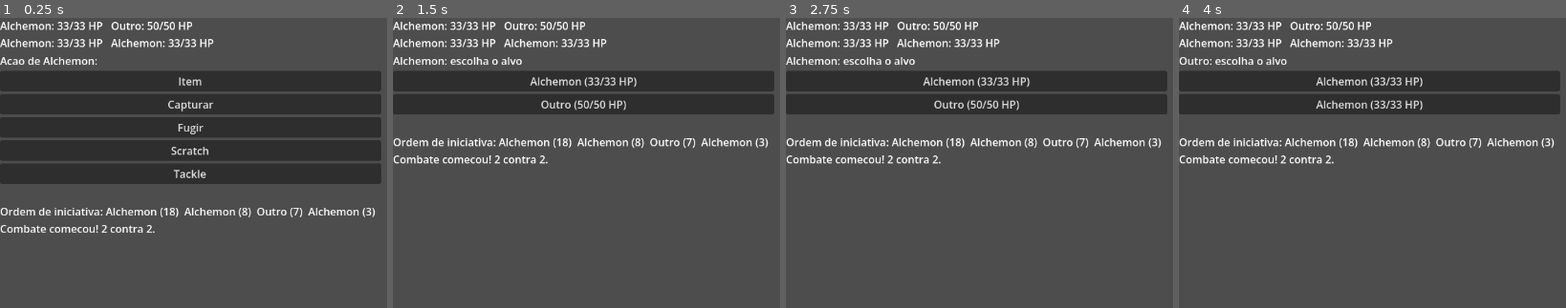
Above: before the commit, frames 1-4 (left to right).
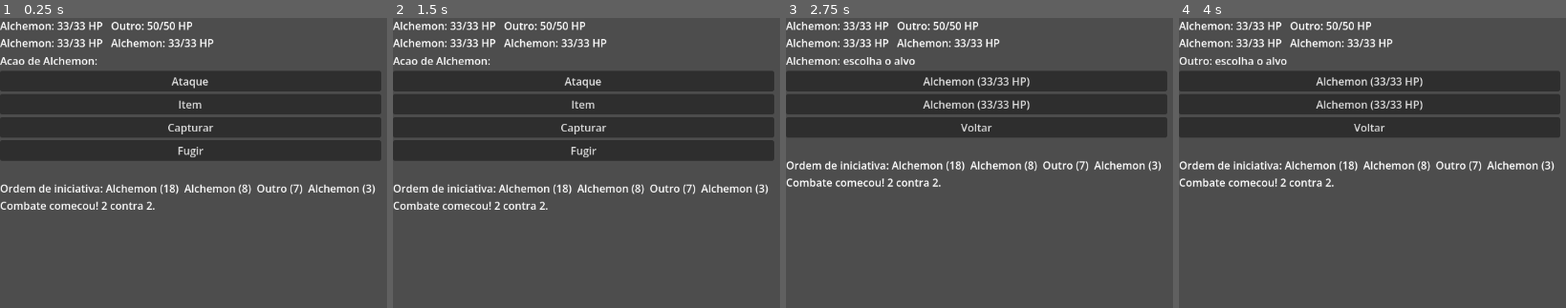
Above: after the commit, the same moments.

Repository: mnedel-ops/TCC-Combate
Game: Godot game, scene res://combat_prototype.tscn
The game is run twice, just before and just after one commit, with the same random seed, the same clock (stepped at 60 frames per second) and the same inputs.
Inputs (mouse positions are in pixels of both pictures, inside the frame that each line leads up to):
- Up to frame 1 (0.25 s): no input
- Up to frame 2 (1.5 s): click "Item" at 0.5 s; click (582, 128) at 1.25 s, where only the run after the commit has a clickable "Voltar"
- Up to frame 3 (2.75 s): click (975, 128) at 2 s, where only the run after the commit has a clickable "Capturar"
- Up to frame 4 (4 s): click "Alchemon (33/33 HP)" at 2.75 s; click "Capturar" at 3.5 s

The runs differ from the first frame. In frame 1, 11% of the frame differs, in the area x 0-99%, y 20-75%; in frame 2, 17%, in the area x 0-99%, y 13-67%; in frame 3, 11%; in frame 4, 11%.

Commit message:
Revert "Merge pull request #11 from mnedel-ops/estados"
This reverts commit a4b24411770285cc6cf56cb54089fedeab334205, reversing
changes made to 2c9afca5fb1eb010f927bd76681f4fab3374c08a.

Diff:
--- a/new-game-project/action_command.gd
+++ /dev/null
@@ -1,21 +0,0 @@
-class_name ActionCommand
-extends Resource
-
-## Value object - uma intencao de acao (jogador ou IA), referenciando
-## combatentes por ID, nunca por referencia direta de objeto.
-
-@export var actor_id: int = -1
-@export var kind: String = ""       # "attack" | "item" | "capture" | "flee"
-@export var target_id: int = -1     # -1 quando kind == "flee" (sem alvo)
-@export var attack_index: int = -1  # indice em AlchemonSheet.attacks; -1 quando kind != "attack"
-
-func _init(
-	p_actor_id: int = -1,
-	p_kind: String = "",
-	p_target_id: int = -1,
-	p_attack_index: int = -1
-) -> void:
-	actor_id = p_actor_id
-	kind = p_kind
-	target_id = p_target_id
-	attack_index = p_attack_index
--- a/new-game-project/combat_controller_states.gd
+++ /dev/null
@@ -1,238 +0,0 @@
-extends Control
-
-## Controller V2 - so orquestra. Nenhuma regra aqui (mora em CombatRules).
-## Nenhuma manipulacao de Label/Button aqui (mora em CombatUI, reusada
-## como esta - so ganhou 1 metodo novo, update_hp_dict).
-## Coexiste com combat_prototype.gd (V1) - troque o script do no raiz
-## pra alternar entre as duas versoes sem apagar nenhuma delas.
-
-@onready var ui: CombatUI_states = $VBoxContainer
-
-@export var database: AlchemonDatabase
-@export var player_species_ids: Array[int] = []
-@export var enemy_species_ids: Array[int] = []
-
-var state: CombatState
-var _selection_order: Array[int] = []
-var _current_player_index := 0
-
-
-func _ready() -> void:
-	state = CombatStateFactory.build(database, player_species_ids, enemy_species_ids)
-
-	if state.player_ids.is_empty() or state.enemy_ids.is_empty():
-		push_error("CombatControllerV2: time vazio. Confere database e os arrays de species ids.")
-		ui.set_turn_text("Erro de configuracao - veja o console.")
-		return
-
-	CombatRules.roll_initiative(state)
-	_log_initiative_order()
-
-	_refresh_hp_display()
-	ui.log_message("Combate comecou!")
-	_start_action_selection()
-
-
-func _name_of(id: int) -> String:
-	var c := state.get_combatant(id)
-	return database.get_by_id(c.species_id).creature_name
-
-
-func _log_initiative_order() -> void:
-	var text := ""
-	for id in state.turn_order_ids:
-		text += "%s (%d)  " % [_name_of(id), state.get_combatant(id).initiative]
-	ui.log_message("Ordem de iniciativa: " + text)
-
-
-func _refresh_hp_display() -> void:
-	var player_entries: Array[Dictionary] = []
-	for id in state.player_ids:
-		var c := state.get_combatant(id)
-		player_entries.append({"name": _name_of(id), "hp": c.hp, "max_hp": c.max_hp})
-
-	var enemy_entries: Array[Dictionary] = []
-	for id in state.enemy_ids:
-		var c := state.get_combatant(id)
-		enemy_entries.append({"name": _name_of(id), "hp": c.hp, "max_hp": c.max_hp})
-
-	ui.update_hp_dict(player_entries, enemy_entries)
-
-
-func _start_action_selection() -> void:
-	state.pending_actions.clear()
-	_selection_order = state.get_alive_ids(state.player_ids)
-	_current_player_index = 0
-	_prompt_action_for_current()
-
-
-func _prompt_action_for_current() -> void:
-	if _current_player_index >= _selection_order.size():
-		_queue_enemy_commands()
-		_resolve_round()
-		return
-
-	var actor_id := _selection_order[_current_player_index]
-	var actor := state.get_combatant(actor_id)
-	var template := database.get_by_id(actor.species_id)
-
-	ui.set_turn_text("Acao de %s:" % _name_of(actor_id))
-
-	var options: Array = [
-		{"text": "Item", "callback": func(): _begin_target_selection(actor_id, "item", -1)},
-		{"text": "Capturar", "callback": func(): _begin_target_selection(actor_id, "capture", -1)},
-		{"text": "Fugir", "callback": _on_flee_pressed},
-	]
-	for i in template.attacks.size():
-		var attack_index := i
-		options.append({
-			"text": template.attacks[i].attack_name,
-			"callback": func(): _begin_target_selection(actor_id, "attack", attack_index),
-		})
-	ui.show_options(options)
-
-
-func _begin_target_selection(actor_id: int, kind: String, attack_index: int) -> void:
-	var candidate_ids: Array[int] = []
-	match kind:
-		"attack", "capture":
-			candidate_ids = state.get_alive_ids(state.enemy_ids)
-		"item":
-			candidate_ids = state.get_alive_ids(state.player_ids)
-
-	ui.set_turn_text("%s: escolha o alvo" % _name_of(actor_id))
-
-	var options: Array = []
-	for target_id in candidate_ids:
-		var c := state.get_combatant(target_id)
-		options.append({
-			"text": "%s (%d/%d HP)" % [_name_of(target_id), c.hp, c.max_hp],
-			"callback": func(): _confirm_action(actor_id, kind, target_id, attack_index),
-		})
-	ui.show_options(options)
-
-
-func _confirm_action(actor_id: int, kind: String, target_id: int, attack_index: int) -> void:
-	state.pending_actions.append(ActionCommand.new(actor_id, kind, target_id, attack_index))
-	_current_player_index += 1
-	_prompt_action_for_current()
-
-
-func _queue_enemy_commands() -> void:
-	for enemy_id in state.get_alive_ids(state.enemy_ids):
-		var target_id := CombatRules.pick_random_alive_target_id(state, state.player_ids)
-		if target_id == -1:
-			continue
-		var enemy := state.get_combatant(enemy_id)
-		var attack_index := CombatRules.pick_random_attack_index(database, enemy.species_id)
-		if attack_index == -1:
-			continue
-		state.pending_actions.append(ActionCommand.new(enemy_id, "attack", target_id, attack_index))
-
-
-func _find_command_for(actor_id: int) -> ActionCommand:
-	for command in state.pending_actions:
-		if command.actor_id == actor_id:
-			return command
-	return null
-
-
-func _resolve_round() -> void:
-	state.phase = "resolving_round"
-	ui.clear_options()
-
-	for actor_id in state.turn_order_ids:
-		if state.combat_over:
-			break
-
-		var actor := state.get_combatant(actor_id)
-		if not actor.alive:
-			continue
-
-		var command := _find_command_for(actor_id)
-		if command == null:
-			continue
-
-		ui.set_turn_text("Turno: %s" % _name_of(actor_id))
-		var event := CombatRules.resolve_action(state, command, database)
-		_log_event(event)
-		_refresh_hp_display()
-		CombatRules.check_combat_end(state)
-
-		if not state.combat_over:
-			await get_tree().create_timer(0.5).timeout
-
-	if state.combat_over:
-		_show_combat_end()
-	else:
-		state.phase = "selecting_actions"
-		await get_tree().process_frame   # evita recursao sincrona (mesmo fix do V1)
-		_start_action_selection()
-
-
-func _on_flee_pressed() -> void:
-	if state.combat_over or state.phase == "resolving_round":
-		return
-	_resolve_flee()
-
-
-func _resolve_flee() -> void:
-	state.phase = "resolving_round"
-	ui.clear_options()
-	ui.set_turn_text("Equipe tenta fugir...")
-
-	if CombatRules.attempt_flee():
-		ui.log_message("Fugimos! Escapamos do combate.")
-		queue_free()
-		return
-
-	ui.log_message("Tentativa de fuga falhou!")
-
-	for enemy_id in state.get_alive_ids(state.enemy_ids):
-		if state.combat_over:
-			break
-		var target_id := CombatRules.pick_random_alive_target_id(state, state.player_ids)
-		if target_id == -1:
-			continue
-		var enemy := state.get_combatant(enemy_id)
-		var attack_index := CombatRules.pick_random_attack_index(database, enemy.species_id)
-		if attack_index == -1:
-			continue
-
-		ui.set_turn_text("Turno: %s" % _name_of(enemy_id))
-		var command := ActionCommand.new(enemy_id, "attack", target_id, attack_index)
-		var event := CombatRules.resolve_action(state, command, database)
-		_log_event(event)
-		_refresh_hp_display()
-		CombatRules.check_combat_end(state)
-		if state.combat_over:
-			break
-		await get_tree().create_timer(0.5).timeout
-
-	if state.combat_over:
-		_show_combat_end()
-	else:
-		state.phase = "selecting_actions"
-		await get_tree().process_frame
-		_start_action_selection()
-
-
-func _show_combat_end() -> void:
-	ui.show_combat_end(state.player_won)
-
-
-func _log_event(event: Dictionary) -> void:
-	match event.get("kind"):
-		"attack_miss":
-			ui.log_message("%s usa %s em %s... e erra!" % [_name_of(event.actor_id), event.attack_name, _name_of(event.target_id)])
-		"attack_hit":
-			var crit_text := " CRITICO!" if event.critical else ""
-			ui.log_message("%s usa %s em %s! %d de dano.%s" % [_name_of(event.actor_id), event.attack_name, _name_of(event.target_id), event.damage, crit_text])
-		"item_used":
-			ui.log_message("%s usa item em %s! Recupera %d HP." % [_name_of(event.actor_id), _name_of(event.target_id), event.amount])
-		"capture_success":
-			ui.log_message("%s captura %s! Retirado do combate." % [_name_of(event.actor_id), _name_of(event.target_id)])
-		"capture_fail":
-			ui.log_message("Tentativa de capturar %s falhou!" % _name_of(event.target_id))
-		"cancelled":
-			ui.log_message("Acao cancelada (%s)." % event.get("reason", "motivo desconhecido"))
--- a/new-game-project/combat_prototype.gd
+++ b/new-game-project/combat_prototype.gd
@@ -29,6 +29,7 @@
 		push_error("CombatController: time vazio. Confere database e os arrays de ids no Inspector.")
 		ui.set_turn_text("Erro de configuracao - veja o console.")
 		return
+
 
 	turn_order = CombatSystem.roll_initiative(player_team + enemy_team)
 	_log_initiative_order()
@@ -88,19 +89,22 @@
 		_prompt_action_for_current_creature()
 		return
 
-	ui.set_turn_text("Acao de %s:" % actor.creature_name)
-
-	var options: Array = [
-		{"text": "Item", "callback": func(): _begin_target_selection(actor, "item", null)},
-		{"text": "Capturar", "callback": func(): _begin_target_selection(actor, "capture", null)},
-		{"text": "Fugir", "callback": _on_flee_pressed},
-	]
-	for attack in actor.attacks:
-		options.append({
-			"text": attack.attack_name,
-			"callback": func(): _begin_target_selection(actor, "attack", attack),
-		})
-	ui.show_options(options)
+	_show_action_menu_for_actor(actor)
+
+
+func _show_action_menu_for_actor(actor: AlchemonSheet) -> void:
+	ui.show_action_menu(actor, func(kind: String):
+		if kind == "attack":
+			ui.show_attack_submenu(
+				actor,
+				func(attack: AttackData): _begin_target_selection(actor, "attack", attack),
+				func(): _show_action_menu_for_actor(actor)
+			)
+		elif kind == "flee":
+			_resolve_flee()
+		else:
+			_begin_target_selection(actor, kind, null)
+	)
 
 
 func _begin_target_selection(actor: AlchemonSheet, kind: String, attack: AttackData) -> void:
@@ -119,6 +123,10 @@
 			"text": "%s (%d/%d HP)" % [target.creature_name, target.hp, target.max_hp],
 			"callback": func(): _confirm_action(actor, kind, target, attack),
 		})
+	options.append({
+		"text": "Voltar",
+		"callback": func(): _show_action_menu_for_actor(actor),
+	})
 	ui.show_options(options)
 
 
@@ -196,12 +204,6 @@
 		_end_combat(false)
 	elif not CombatSystem.is_team_alive(enemy_team):
 		_end_combat(true)
-
-
-func _on_flee_pressed() -> void:
-	if combat_over or is_resolving:
-		return
-	_resolve_flee()
 
 
 func _resolve_flee() -> void:
--- a/new-game-project/combat_refactored.tscn
+++ /dev/null
@@ -1,38 +0,0 @@
-[gd_scene format=3 uid="uid://yxexhbeiqxdr"]
-
-[ext_resource type="Script" uid="uid://ddnn6q6y6rndp" path="res://combat_controller_states.gd" id="1_dg64o"]
-[ext_resource type="Resource" uid="uid://mjh0owhcv1br" path="res://Alchemons/AlchemonDataBaseComplete.tres" id="2_vo0t6"]
-[ext_resource type="Script" uid="uid://boivk4nx0ba0f" path="res://combat_states_ui.gd" id="3_vo0t6"]
-
-[node name="CombatStates" type="Control" unique_id=1823080993]
-layout_mode = 3
-anchors_preset = 15
-anchor_right = 1.0
-anchor_bottom = 1.0
-grow_horizontal = 2
-grow_vertical = 2
-script = ExtResource("1_dg64o")
-database = ExtResource("2_vo0t6")
-player_species_ids = Array[int]([1, 1])
-enemy_species_ids = Array[int]([1, 1])
-
-[node name="VBoxContainer" type="VBoxContainer" parent="." unique_id=1301123171]
-layout_mode = 0
-offset_right = 40.0
-offset_bottom = 40.0
-script = ExtResource("3_vo0t6")
-
-[node name="HPLabel" type="Label" parent="VBoxContainer" unique_id=823173243]
-layout_mode = 2
-
-[node name="TurnLabel" type="Label" parent="VBoxContainer" unique_id=1150483530]
-layout_mode = 2
-
-[node name="ActionButtons" type="VBoxContainer" parent="VBoxContainer" unique_id=820068257]
-layout_mode = 2
-
-[node name="LogLabel" type="Label" parent="VBoxContainer" unique_id=632022143]
-layout_mode = 2
-
-[node name="TargetButtons" type="HBoxContainer" parent="VBoxContainer" unique_id=2077509692]
-layout_mode = 2
--- a/new-game-project/combat_rules.gd
+++ /dev/null
@@ -1,127 +0,0 @@
-class_name CombatRules
-extends RefCounted
-
-## Sistema puro (V2) operando sobre CombatState + ActionCommand + AlchemonDatabase.
-## Convive com combat_system.gd (V1, que ainda roda a versao em producao) ate
-## a migracao ser validada. Eventos usam ids - quem exibe resolve nome via
-## AlchemonDatabase, nunca aqui dentro.
-
-const MISS_CHANCE := 1.0 / 6.0
-const FLEE_CHANCE := 5.0 / 6.0
-const CAPTURE_CHANCE := 2.0 / 6.0
-const ITEM_HEAL_AMOUNT := 6
-const CRIT_ROLL_MAX := 20
-const CRIT_MULTIPLIER := 1.5
-
-
-static func roll_initiative(state: CombatState) -> void:
-	var all_ids: Array[int] = state.player_ids + state.enemy_ids
-	for id in all_ids:
-		state.get_combatant(id).initiative = randi_range(1, 20)
-
-	all_ids.sort_custom(func(a, b): return state.get_combatant(a).initiative > state.get_combatant(b).initiative)
-	state.turn_order_ids = all_ids
-
-
-static func resolve_action(state: CombatState, command: ActionCommand, database: AlchemonDatabase) -> Dictionary:
-	var actor := state.get_combatant(command.actor_id)
-	if actor == null or not actor.alive:
-		return {"kind": "cancelled", "reason": "actor_dead"}
-
-	match command.kind:
-		"attack":
-			return _resolve_attack(state, command, database)
-		"item":
-			return _resolve_item(state, command)
-		"capture":
-			return _resolve_capture(state, command)
-		_:
-			return {"kind": "unknown_command"}
-
-
-static func _resolve_attack(state: CombatState, command: ActionCommand, database: AlchemonDatabase) -> Dictionary:
-	var actor := state.get_combatant(command.actor_id)
-	var target := state.get_combatant(command.target_id)
-	if target == null or not target.alive:
-		return {"kind": "cancelled", "reason": "target_dead", "actor_id": actor.id}
-
-	var template := database.get_by_id(actor.species_id)
-	var valid_index := command.attack_index >= 0 and command.attack_index < template.attacks.size()
-	if not valid_index:
-		return {"kind": "cancelled", "reason": "invalid_attack", "actor_id": actor.id}
-
-	var attack: AttackData = template.attacks[command.attack_index]
-
-	if randf() < MISS_CHANCE:
-		return {"kind": "attack_miss", "actor_id": actor.id, "target_id": target.id, "attack_name": attack.attack_name}
-
-	var is_critical := randi_range(1, CRIT_ROLL_MAX) == CRIT_ROLL_MAX
-	var damage := attack.damage
-	if is_critical:
-		damage = int(round(damage * CRIT_MULTIPLIER))
-
-	target.hp = max(target.hp - damage, 0)
-	if target.hp == 0:
-		target.alive = false
-
-	return {
-		"kind": "attack_hit",
-		"actor_id": actor.id,
-		"target_id": target.id,
-		"damage": damage,
-		"critical": is_critical,
-		"attack_name": attack.attack_name,
-	}
-
-
-static func _resolve_item(state: CombatState, command: ActionCommand) -> Dictionary:
-	var actor := state.get_combatant(command.actor_id)
-	var target := state.get_combatant(command.target_id)
-	if target == null or not target.alive:
-		return {"kind": "cancelled", "reason": "target_dead", "actor_id": actor.id}
-
-	target.hp = min(target.hp + ITEM_HEAL_AMOUNT, target.max_hp)
-	return {"kind": "item_used", "actor_id": actor.id, "target_id": target.id, "amount": ITEM_HEAL_AMOUNT}
-
-
-static func _resolve_capture(state: CombatState, command: ActionCommand) -> Dictionary:
-	var actor := state.get_combatant(command.actor_id)
-	var target := state.get_combatant(command.target_id)
-	if target == null or not target.alive:
-		return {"kind": "cancelled", "reason": "target_dead", "actor_id": actor.id}
-
-	if randf() < CAPTURE_CHANCE:
-		target.alive = false
-		target.hp = 0
-		return {"kind": "capture_success", "actor_id": actor.id, "target_id": target.id}
-
-	return {"kind": "capture_fail", "actor_id": actor.id, "target_id": target.id}
-
-
-static func attempt_flee() -> bool:
-	return randf() < FLEE_CHANCE
-
-
-static func check_combat_end(state: CombatState) -> void:
-	if state.get_alive_ids(state.player_ids).is_empty():
-		state.combat_over = true
-		state.player_won = false
-		state.phase = "combat_over"
-	elif state.get_alive_ids(state.enemy_ids).is_empty():
-		state.combat_over = true
-		state.player_won = true
-		state.phase = "combat_over"
-
-
-static func pick_random_alive_target_id(state: CombatState, team_ids: Array[int]) -> int:
-	var alive_ids := state.get_alive_ids(team_ids)
-	if alive_ids.is_empty():
-		return -1
-	return alive_ids[randi() % alive_ids.size()]
-
-
-static func pick_random_attack_index(database: AlchemonDatabase, species_id: int) -> int:
-	var template := database.get_by_id(species_id)
-	if template == null or template.attacks.is_empty():
-		return -1
-	return randi() % template.attacks.size()
--- a/new-game-project/combat_state.gd
+++ /dev/null
@@ -1,35 +0,0 @@
-class_name CombatState
-extends Resource
-
-## Contrato de estado - TUDO que existe durante uma batalha vive aqui.
-## Nenhum metodo de regra de jogo (isso vai pro CombatSystem, no proximo
-## passo da refatoracao). Os unicos metodos aqui sao acessores triviais,
-## equivalentes a Dictionary.get() com tipo - nao decidem nada.
-
-@export var combatants: Dictionary = {}      # int (instance id) -> CombatantState
-@export var player_ids: Array[int] = []
-@export var enemy_ids: Array[int] = []
-@export var turn_order_ids: Array[int] = []
-@export var pending_actions: Array[ActionCommand] = []
-
-@export var round_number: int = 0
-@export var phase: String = "selecting_actions"  # selecting_actions | resolving_round | combat_over
-@export var combat_over: bool = false
-@export var player_won: bool = false
-
-
-func get_combatant(id: int) -> CombatantState:
-	return combatants.get(id)
-
-
-func get_team_ids(is_player: bool) -> Array[int]:
-	return player_ids if is_player else enemy_ids
-
-
-func get_alive_ids(ids: Array[int]) -> Array[int]:
-	var alive_ids: Array[int] = []
-	for id in ids:
-		var c := get_combatant(id)
-		if c != null and c.alive:
-			alive_ids.append(id)
-	return alive_ids
--- a/new-game-project/combat_state_factory.gd
+++ /dev/null
@@ -1,31 +0,0 @@
-class_name CombatStateFactory
-extends RefCounted
-
-## Constroi um CombatState inicial a partir do database + listas de species_id.
-## Nao decide regra de combate (isso e CombatSystem) - so monta o estado
-## inicial. Ainda NAO esta ligado ao Controller atual; e o alicerce pra
-## quando migrarmos o fluxo real (fase B do plano).
-
-static func build(database: AlchemonDatabase, player_species_ids: Array[int], enemy_species_ids: Array[int]) -> CombatState:
-	var state := CombatState.new()
-	var next_instance_id := 0
-
-	for species_id in player_species_ids:
-		var template := database.get_by_id(species_id)
-		if template == null:
-			continue
-		var c := CombatantState.new(next_instance_id, species_id, template.max_hp, true)
-		state.combatants[c.id] = c
-		state.player_ids.append(c.id)
-		next_instance_id += 1
-
-	for species_id in enemy_species_ids:
-		var template := database.get_by_id(species_id)
-		if template == null:
-			continue
-		var c := CombatantState.new(next_instance_id, species_id, template.max_hp, false)
-		state.combatants[c.id] = c
-		state.enemy_ids.append(c.id)
-		next_instance_id += 1
-
-	return state
--- a/new-game-project/combat_states_ui.gd
+++ /dev/null
@@ -1,65 +0,0 @@
-class_name CombatUI_states
-extends VBoxContainer
-
-## Gerencia TODA a apresentacao do combate: log, HP, texto de turno, botoes.
-## Nao decide regra nenhuma - so mostra o que o Controller manda. Botoes
-## (incluindo Fugir) sao todos instanciados dinamicamente via show_options.
-
-@onready var log_label: Label = $LogLabel
-@onready var hp_label: Label = $HPLabel
-@onready var turn_label: Label = $TurnLabel
-@onready var action_buttons: VBoxContainer = $ActionButtons
-
-
-func log_message(text: String) -> void:
-	log_label.text += "\n" + text
-
-
-func set_turn_text(text: String) -> void:
-	turn_label.text = text
-
-
-func update_hp(player_team: Array[AlchemonSheet], enemy_team: Array[AlchemonSheet]) -> void:
-	var text := ""
-	for c in player_team:
-		text += "%s: %d/%d HP   " % [c.creature_name, c.hp, c.max_hp]
-	text += "\n"
-	for c in enemy_team:
-		text += "%s: %d/%d HP   " % [c.creature_name, c.hp, c.max_hp]
-	hp_label.text = text
-
-
-# Versao V2, sem depender de AlchemonSheet - recebe so {name, hp, max_hp}.
-# CombatUI nao precisa saber se o chamador usa referencia direta (V1) ou
-# CombatState por id (V2); so entende Dictionary generico.
-func update_hp_dict(player_entries: Array[Dictionary], enemy_entries: Array[Dictionary]) -> void:
-	var text := ""
-	for e in player_entries:
-		text += "%s: %d/%d HP   " % [e.name, e.hp, e.max_hp]
-	text += "\n"
-	for e in enemy_entries:
-		text += "%s: %d/%d HP   " % [e.name, e.hp, e.max_hp]
-	hp_label.text = text
-
-
-# options: Array de {"text": String, "callback": Callable}
-func show_options(options: Array) -> void:
-	clear_options()
-	for option in options:
-		var button := Button.new()
-		button.text = option.text
-		button.size_flags_horizontal = Control.SIZE_EXPAND_FILL
-		button.focus_mode = Control.FOCUS_NONE
-		button.pressed.connect(option.callback)
-		action_buttons.add_child(button)
-
-
-func clear_options() -> void:
-	for child in action_buttons.get_children():
-		child.queue_free()
-
-
-func show_combat_end(player_won: bool) -> void:
-	set_turn_text("Fim de combate.")
-	log_message("Vitoria!" if player_won else "Derrota!")
-	clear_options()
--- a/new-game-project/combatant_state.gd
+++ /dev/null
@@ -1,27 +0,0 @@
-class_name CombatantState
-extends Resource
-
-## Value object - estado MUTAVEL de 1 combatente durante a batalha.
-## Dado estatico (nome, ataques, descricao) NAO mora aqui - fica no
-## AlchemonSheet/AlchemonDatabase, resolvido via species_id quando precisar
-## exibir. Isso evita ter 2 fontes de verdade pro mesmo dado estatico.
-
-@export var id: int = -1              # id de INSTANCIA nessa batalha (unico por combatente, nao por especie)
-@export var species_id: int = -1      # chave pra buscar nome/ataques no AlchemonDatabase
-@export var hp: int = 0
-@export var max_hp: int = 0
-@export var initiative: int = 0
-@export var is_player: bool = false
-@export var alive: bool = true
-
-func _init(
-	p_id: int = -1,
-	p_species_id: int = -1,
-	p_max_hp: int = 0,
-	p_is_player: bool = false
-) -> void:
-	id = p_id
-	species_id = p_species_id
-	max_hp = p_max_hp
-	hp = p_max_hp
-	is_player = p_is_player
--- a/new-game-project/project.godot
+++ b/new-game-project/project.godot
@@ -30,4 +30,5 @@
 [rendering]
 
 rendering_device/driver.windows="d3d12"
-renderer/rendering_method="mobile"
+renderer/rendering_method="gl_compatibility"
+renderer/rendering_method.mobile="gl_compatibility"
Not shown, removed: new-game-project/action_command.gd.uid
Not shown, removed: new-game-project/combat_controller_states.gd.uid
Not shown, removed: new-game-project/combat_rules.gd.uid
Not shown, removed: new-game-project/combat_state.gd.uid
Not shown, removed: new-game-project/combat_state_factory.gd.uid
Not shown, removed: new-game-project/combat_states_ui.gd.uid
Not shown, removed: new-game-project/combatant_state.gd.uid
